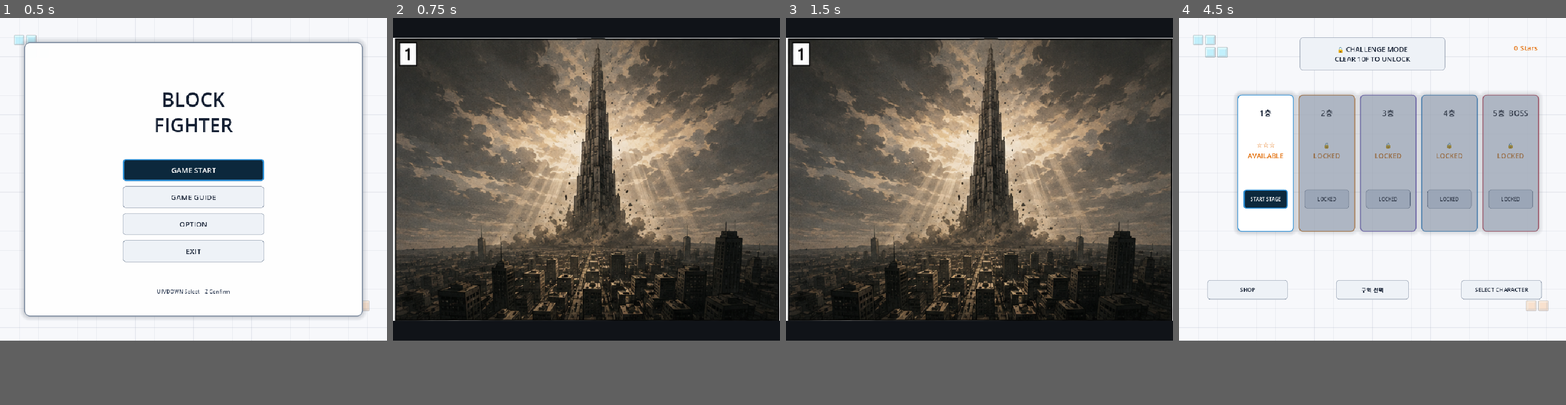
Above: before the commit, frames 1-4 (left to right).
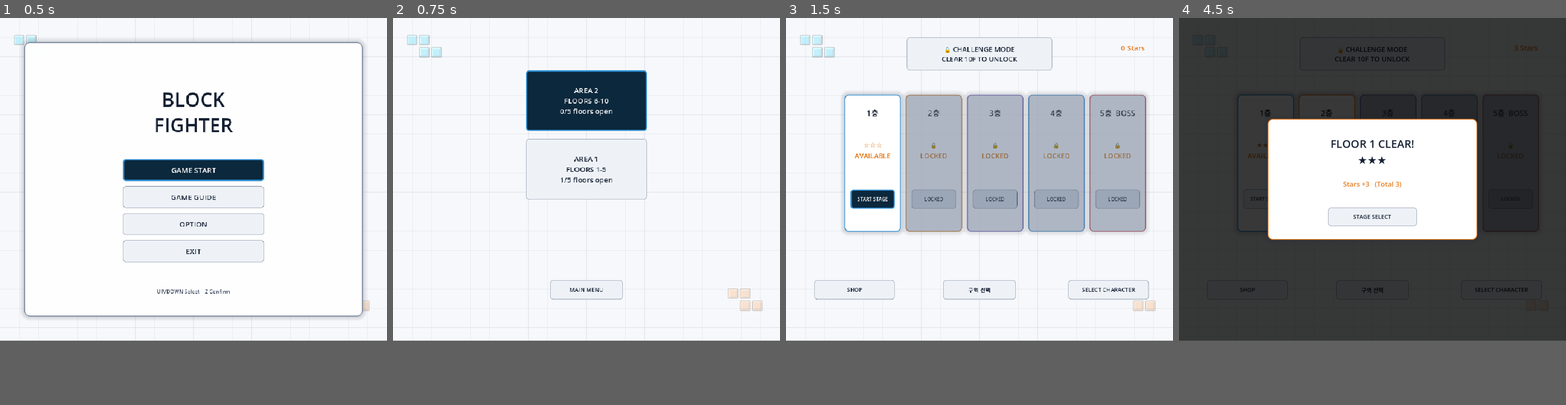
Above: after the commit, the same moments.

Repository: ydev2388/player_tetris
Game: Godot game, scene res://start_screen/scenes/start_screen.tscn
Same seed, same stepped clock (60 frames per second), same inputs: the game is played once before the commit and once after it. Sound files missing from this copy of the repository are replaced by a short silence.
Inputs (mouse positions are in pixels of both pictures, inside the frame that each line leads up to):
- Up to frame 1 (0.5 s): no input
- Up to frame 2 (0.75 s): click "GAME START" at 0.5 s
- Up to frame 3 (1.5 s): click (979, 168) at 1.25 s, where only the run before the commit has a clickable "GAME START"
- Up to frame 4 (4.5 s): click (1264, 199) at 2 s, where only the run after the commit has a clickable "START STAGE"; tap Enter at 2.75 s; move the mouse to (1457, 165) at 2.77 s; hold Right (character_right) 2.78-3.5 s; hold C (character_grab) 2.78-3.5 s; click (1457, 165) at 2.92 s; tap Z (character_jump) at 3.02 s; click (1264, 199) at 3.5 s, where only the run after the commit has a clickable "START STAGE"; click (1326, 199) at 4.25 s, where only the run after the commit has a clickable "START STAGE"

Frame 1 is identical in both runs. In frame 2, 83% of the frame differs, in the area x 0-100%, y 0-84%; in frame 3, 83%; in frame 4, 81%.

Commit message:
del:story board

Diff:
--- a/start_screen/scripts/start_screen.gd
+++ b/start_screen/scripts/start_screen.gd
@@ -22,14 +22,6 @@
 	"res://start_screen/scripts/music_manager.gd"
 )
 const SFX_SELECT: AudioStream = preload("res://assets/sfx/08_select.wav")
-const START_STORY_TEXTURE: Texture2D = preload("res://assets/story/start_story.png")
-const START_STORY_REGIONS: Array[Rect2] = [
-	Rect2(8.0, 8.0, 720.0, 527.0),
-	Rect2(733.0, 8.0, 720.0, 527.0),
-	Rect2(8.0, 541.0, 720.0, 527.0),
-	Rect2(733.0, 541.0, 720.0, 527.0),
-]
-
 const BACKGROUND: Color = Color("#f7f8fb")
 const PANEL: Color = Color("#ffffff")
 const PANEL_DARK: Color = Color("#eef2f7")
@@ -193,11 +185,6 @@
 var _select_sfx_player: AudioStreamPlayer
 var _select_sfx_timer: Timer
 var _skip_initial_select_sfx: bool = true
-var _start_story_seen: bool = false
-var _start_story_overlay: Control
-var _start_story_frame: TextureRect
-var _start_story_index: int = -1
-var _start_story_fade_tween: Tween
 var _music_manager: BlockFighterMusicManager
 
 var _capture_overlay: Control
@@ -292,11 +279,7 @@
 
 
 func _on_main_game_start_pressed() -> void:
-	if _start_story_seen:
-		show_floor_select()
-		return
-	_start_story_seen = true
-	_show_start_story()
+	show_floor_select()
 
 
 func show_stage_select() -> void:
@@ -440,9 +423,7 @@
 	var key_event: InputEventKey = event as InputEventKey
 	if not key_event.pressed or key_event.echo:
 		return
-	if _handle_start_story_input(key_event):
-		get_viewport().set_input_as_handled()
-	elif _handle_game_exit_prompt_input(key_event):
+	if _handle_game_exit_prompt_input(key_event):
 		get_viewport().set_input_as_handled()
 	elif _handle_debug_completion_input(key_event):
 		get_viewport().set_input_as_handled()
@@ -486,18 +467,6 @@
 	_show_binding_result(result)
 	if bool(result.get("ok", false)):
 		cancel_key_capture()
-	return true
-
-
-func _handle_start_story_input(_key_event: InputEventKey) -> bool:
-	if _start_story_overlay == null or not _start_story_overlay.visible:
-		return false
-	if _start_story_index >= START_STORY_REGIONS.size() - 1:
-		_hide_start_story()
-		show_floor_select()
-	else:
-		_start_story_index += 1
-		_set_start_story_frame(_start_story_index, true)
 	return true
 
 
@@ -757,7 +726,6 @@
 	_build_game_exit_overlay()
 	_build_stage_result_overlay()
 	_build_stage_fail_overlay()
-	_build_start_story_overlay()
 
 
 func _build_main_screen() -> void:
@@ -1861,89 +1829,6 @@
 	_stage_fail_select_button.pressed.connect(_on_stage_fail_select)
 
 
-func _build_start_story_overlay() -> void:
-	_start_story_overlay = Control.new()
-	_start_story_overlay.name = "StartStoryOverlay"
-	_start_story_overlay.set_anchors_and_offsets_preset(Control.PRESET_FULL_RECT)
-	_start_story_overlay.z_as_relative = false
-	_start_story_overlay.z_index = 300
-	_start_story_overlay.visible = false
-	_start_story_overlay.mouse_filter = Control.MOUSE_FILTER_STOP
-	add_child(_start_story_overlay)
-
-	var background: ColorRect = ColorRect.new()
-	background.set_anchors_and_offsets_preset(Control.PRESET_FULL_RECT)
-	background.color = Color("#101318")
-	background.mouse_filter = Control.MOUSE_FILTER_IGNORE
-	_start_story_overlay.add_child(background)
-
-	_start_story_frame = TextureRect.new()
-	_start_story_frame.name = "StartStoryFrame"
-	_start_story_frame.set_anchors_and_offsets_preset(Control.PRESET_FULL_RECT)
-	_start_story_frame.texture_filter = CanvasItem.TEXTURE_FILTER_LINEAR
-	_start_story_frame.expand_mode = TextureRect.EXPAND_IGNORE_SIZE
-	_start_story_frame.stretch_mode = TextureRect.STRETCH_KEEP_ASPECT_CENTERED
-	_start_story_frame.mouse_filter = Control.MOUSE_FILTER_IGNORE
-	_start_story_overlay.add_child(_start_story_frame)
-
-
-func _show_start_story() -> void:
-	if _start_story_overlay == null:
-		return
-	_start_story_index = 0
-	_set_start_story_frame(_start_story_index, false)
-	_start_story_overlay.visible = true
-	_start_story_overlay.move_to_front()
-	_set_game_story_paused(true)
-
-
-func _hide_start_story() -> void:
-	if _start_story_overlay == null:
-		return
-	_start_story_overlay.visible = false
-	if _start_story_fade_tween != null:
-		_start_story_fade_tween.kill()
-		_start_story_fade_tween = null
-	_set_game_story_paused(false)
-
-
-func _set_start_story_frame(frame_index: int, fade_in: bool) -> void:
-	var atlas_frame: AtlasTexture = AtlasTexture.new()
-	atlas_frame.atlas = START_STORY_TEXTURE
-	atlas_frame.region = START_STORY_REGIONS[frame_index]
-	_start_story_frame.texture = atlas_frame
-	if not fade_in:
-		_start_story_frame.modulate = Color.WHITE
-		return
-	_start_story_frame.modulate = Color(1.0, 1.0, 1.0, 0.0)
-	if _start_story_fade_tween != null:
-		_start_story_fade_tween.kill()
-		_start_story_fade_tween = null
-	_start_story_fade_tween = create_tween()
-	_start_story_fade_tween.tween_property(
-		_start_story_frame,
-		"modulate:a",
-		1.0,
-		0.35
-	).set_trans(Tween.TRANS_SINE).set_ease(Tween.EASE_IN_OUT)
-
-
-func _set_game_story_paused(paused: bool) -> void:
-	var game_controller: MainGameController = _loaded_game_controller()
-	if game_controller != null:
-		game_controller.set_physics_process(not paused)
-	var game_character: MainCharacterController = null
-	if _game_instance != null and is_instance_valid(_game_instance):
-		game_character = _game_instance.get_node_or_null(
-			"BoardPhysics/Character"
-		) as MainCharacterController
-	if game_character != null:
-		game_character.set_physics_process(not paused)
-	var game_view: MainGameView = _game_instance as MainGameView
-	if game_view != null:
-		game_view.set_process(not paused)
-
-
 func _show_stage_fail() -> void:
 	if _stage_fail_overlay == null:
 		return
@@ -2064,8 +1949,6 @@
 
 func _show_screen(screen_type: Screen) -> void:
 	current_screen = screen_type
-	if screen_type != Screen.GAME:
-		_hide_start_story()
 	if _music_manager != null:
 		if screen_type == Screen.GAME:
 			_music_manager.play_battle()
@@ -2433,7 +2316,6 @@
 	if _game_instance == null or not is_instance_valid(_game_instance):
 		_game_instance = null
 		return
-	_hide_start_story()
 	var game_controller: MainGameController = _loaded_game_controller()
 	if game_controller != null:
 		game_controller.clear_runtime_state()
@@ -2688,15 +2570,6 @@
 	_character_next_button.focus_mode = Control.FOCUS_NONE
 	_character_next_button.pressed.connect(_move_character_focus.bind(1))
 
-	_character_confirm_button = _create_button(
-		screen,
-		"선택 완료",
-		Rect2(472.0, 630.0, 238.0, 46.0),
-		CYAN,
-		16
-	)
-	_character_confirm_button.focus_mode = Control.FOCUS_NONE
-	_character_confirm_button.pressed.connect(_confirm_character_selection)
 	var back_button: Button = _create_button(
 		screen,
 		"뒤로",
@@ -2787,19 +2660,6 @@
 		not _selected_character_id.is_empty()
 		and MainCharacterData.has_character(_selected_character_id)
 	)
-	var has_selection: bool = (
-		can_browse
-		and settings != null
-		and settings.is_character_unlocked(_selected_character_id)
-	)
-	if can_browse:
-		var profile: Dictionary = MainCharacterData.profile_for(_selected_character_id)
-		_character_confirm_button.text = (
-			_text("%s 선택") % _text(str(profile["display_name"]))
-			if has_selection
-			else _character_unlock_status_text(profile, false)
-		)
-	_character_confirm_button.disabled = not has_selection
 	_character_prev_button.disabled = not can_browse
 	_character_next_button.disabled = not can_browse
 	var character_count: int = MainCharacterData.CHARACTER_ORDER.size()
--- a/start_screen/tests/main_ui_test.gd
+++ b/start_screen/tests/main_ui_test.gd
@@ -293,28 +293,8 @@
 	Input.action_press(&"character_jump")
 	_expect(screen._handle_menu_confirm_input(menu_confirm_event), "Z가 초점 메뉴 버튼을 선택한다.")
 	_expect(
-		screen.current_screen == BlockFighterStartScreen.Screen.MAIN
-			and screen._start_story_overlay.visible
-			and screen._start_story_index == 0,
-		"메인 메뉴 GAME START가 첫 story panel을 연다."
-	)
-	var story_next_event: InputEventKey = InputEventKey.new()
-	story_next_event.pressed = true
-	story_next_event.physical_keycode = KEY_A
-	for story_index: int in range(1, 4):
-		screen._input(story_next_event)
-		_expect(
-			screen.current_screen == BlockFighterStartScreen.Screen.MAIN
-				and screen._start_story_overlay.visible
-				and screen._start_story_index == story_index
-				and screen._start_story_frame.modulate.a < 1.0,
-				"아무 키로 story panel %d가 fade-in 전환을 시작한다." % (story_index + 1)
-		)
-	screen._input(story_next_event)
-	_expect(
-		screen.current_screen == BlockFighterStartScreen.Screen.FLOOR_SELECT
-			and not screen._start_story_overlay.visible,
-		"4번 story panel 뒤 아무 키로 story를 닫고 탑 선택 화면으로 이동한다."
+		screen.current_screen == BlockFighterStartScreen.Screen.FLOOR_SELECT,
+		"메인 메뉴 GAME START가 탑 선택 화면으로 바로 이동한다."
 	)
 	await process_frame
 	var floor_group_two: Button = screen.find_child(
@@ -635,9 +615,9 @@
 	z_character_event.physical_keycode = KEY_Z
 	screen._input(z_character_event)
 	_expect(
-		screen.current_screen == BlockFighterStartScreen.Screen.FLOOR_SELECT
+		screen.current_screen == BlockFighterStartScreen.Screen.STAGE_SELECT
 			and screen._selected_character_id == "boxer",
-		"캐릭터 카드에서 Z를 누르면 선택완료 버튼 없이 복서를 확정하고 탑 선택으로 간다."
+		"캐릭터 카드에서 Z를 누르면 선택완료 버튼 없이 복서를 확정하고 층 선택으로 간다."
 	)
 	if floor_group_one != null:
 		floor_group_one.pressed.emit()
@@ -648,9 +628,8 @@
 		stage_button.pressed.emit()
 	_expect(screen.current_screen == BlockFighterStartScreen.Screen.GAME, "스테이지 선택이 게임 장면을 연다.")
 	_expect(
-		not screen._start_story_overlay.visible
-			and screen._music_manager._active_mode == &"battle",
-		"게임 화면을 열면 story가 닫히고 전투 BGM으로 전환한다."
+		screen._music_manager._active_mode == &"battle",
+		"게임 화면을 열면 전투 BGM으로 전환한다."
 	)
 	await process_frame
 	await physics_frame
Binary file removed: assets/story/start_story.png
Not shown, removed: assets/story/start_story.png.import
